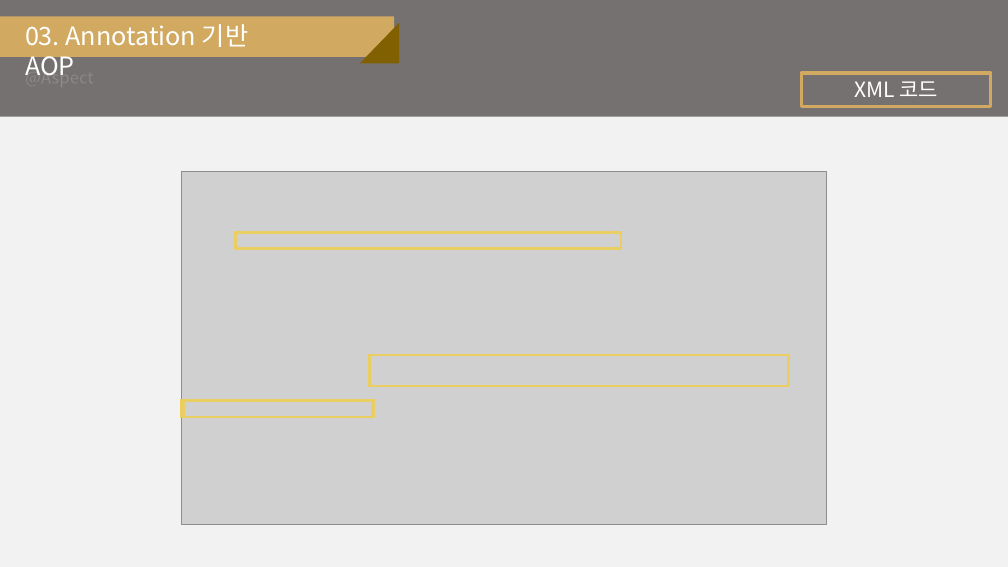
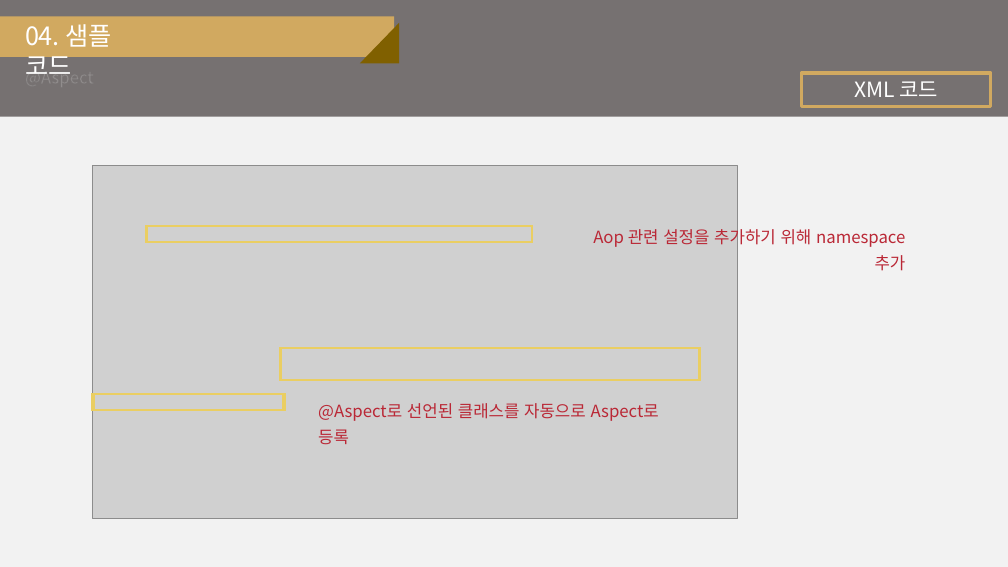
Before and after one commit to djyoon956/Family_C, a slide deck: slide 7 of 01.doc/AOP.pptx. Drawn at 1008x567 pixels with LibreOffice and Linux fonts; fonts in the diff are those of the drawing; grey boxes stand for pictures. Boxes give left, top, right and bottom in pixels: in the first picture for what was removed or moved away, otherwise in the second. Text is boxed around its words. In the diff, an @@ line names an element or a change of style, - is before the commit and + after.

Commit message:
ppt 추가

```diff
--- a/01.doc/AOP.pptx
+++ b/01.doc/AOP.pptx
@@ text at (25, 24, 112, 74): text changed @@
-03. Annotation 기반 AOP
+04. 샘플 코드
@@ text added at (593, 226, 906, 271), 16 pt, text #BA2836 @@
+Aop 관련 설정을 추가하기 위해 namespace 추가
@@ 4 rectangles, 1 picture: place and size @@
-4 rectangles, 1 picture at (181, 172, 827, 525)
+4 rectangles, 1 picture at (92, 166, 737, 519)
@@ text added at (318, 403, 659, 445), 16 pt, text #BA2836 @@
+@Aspect로 선언된 클래스를 자동으로 Aspect로 등록
```
Also in this commit, not shown: 5 other slides changed, 1 other file.
